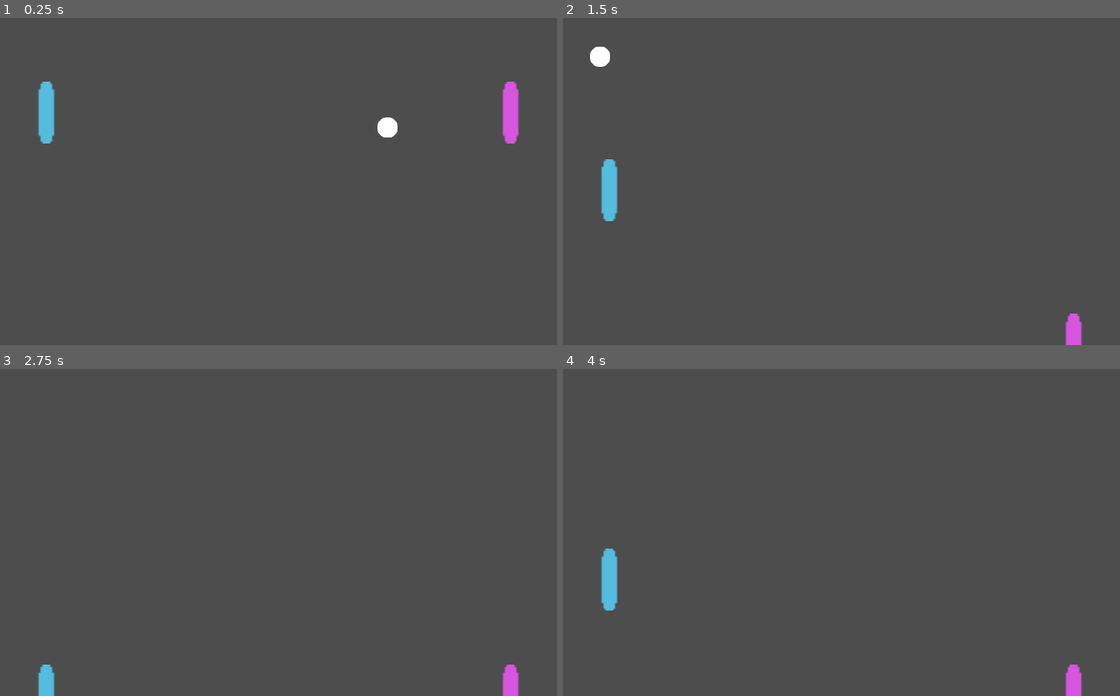
Above: before the commit, frames 1-4 (two rows, left to right).
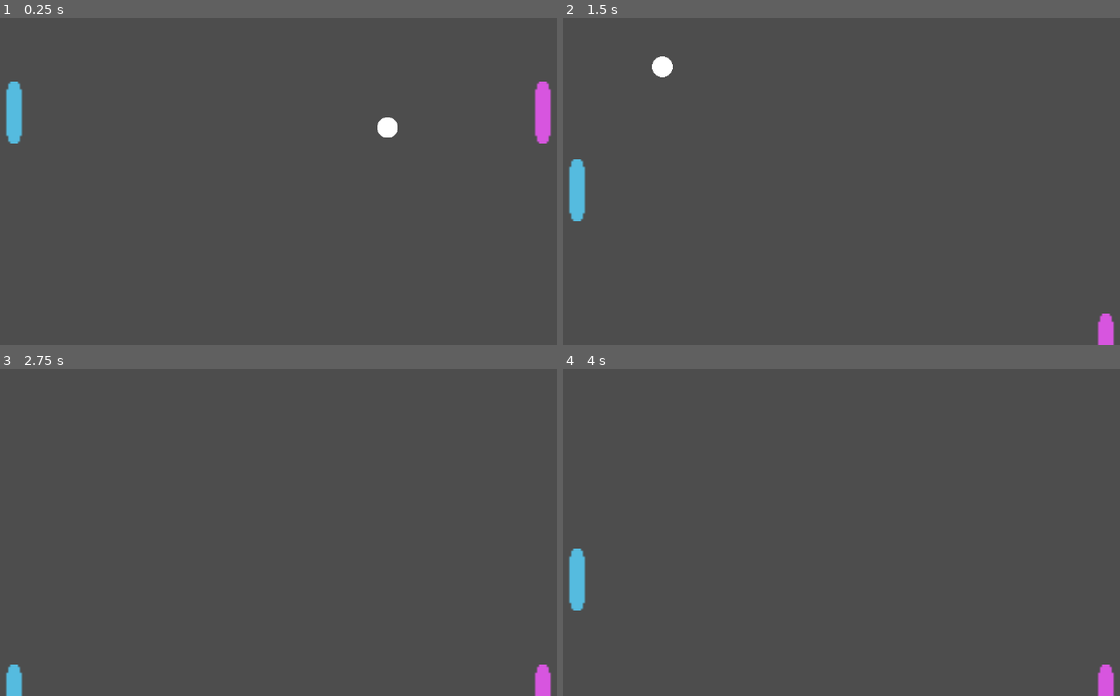
Above: after the commit, the same moments.

Repository: theLCode/Godot-Pong
Game: Godot game, scene res://Main.tscn
The game is run twice, just before and just after one commit, with the same random seed, the same clock (stepped at 60 frames per second) and the same inputs.
Inputs:
- Up to frame 1 (0.25 s): no input
- Up to frame 2 (1.5 s): hold Down (rightPaddleDown) 0.53-1.28 s; hold S (leftPaddleDown) from 1.28 s (still down)
- Up to frame 3 (2.75 s): release S (leftPaddleDown) at 2.03 s; hold Down (rightPaddleDown) from 2.03 s (still down)
- Up to frame 4 (4 s): tap Enter at 2.75 s; release Down (rightPaddleDown) at 2.78 s; hold W (leftPaddleUp) 2.78-3.53 s; hold S (leftPaddleDown) from 3.53 s (still down)

The runs differ from the first frame. In frame 1, 2.1% of the frame differs, in the area x 1-99%, y 19-39%; in frame 2, 2.0%; in frame 3, 1.1%; in frame 4, 1.6%.

Commit message:
Update Scenes

Diff:
--- a/Ball.tscn
+++ b/Ball.tscn
@@ -22,3 +22,5 @@
 [node name="VisibleOnScreenNotifier2D" type="VisibleOnScreenNotifier2D" parent="."]
 position = Vector2(-2.38419e-07, 4.76837e-07)
 scale = Vector2(1.6, 1.6)
+
+[connection signal="screen_exited" from="VisibleOnScreenNotifier2D" to="." method="_on_visible_on_screen_notifier_2d_screen_exited"]
--- /dev/null
+++ b/HUD.tscn
@@ -0,0 +1,41 @@
+[gd_scene load_steps=2 format=3 uid="uid://cy14jyhfija6i"]
+
+[ext_resource type="FontFile" uid="uid://bygyk60gcue2d" path="res://Ubuntu-Regular.ttf" id="1_fu5pc"]
+
+[node name="HUD" type="CanvasLayer"]
+
+[node name="LeftScore" type="Label" parent="."]
+offset_left = 180.0
+offset_top = 5.0
+offset_right = 220.0
+offset_bottom = 78.0
+theme_override_fonts/font = ExtResource("1_fu5pc")
+theme_override_font_sizes/font_size = 64
+text = "0"
+
+[node name="RightScore" type="Label" parent="."]
+offset_left = 900.0
+offset_top = 5.0
+offset_right = 940.0
+offset_bottom = 28.0
+theme_override_fonts/font = ExtResource("1_fu5pc")
+theme_override_font_sizes/font_size = 64
+text = "0"
+
+[node name="Message" type="Label" parent="."]
+offset_left = 291.0
+offset_top = 113.0
+offset_right = 722.0
+offset_bottom = 228.0
+theme_override_fonts/font = ExtResource("1_fu5pc")
+
+[node name="StartButton" type="Label" parent="."]
+offset_left = 477.0
+offset_top = 331.0
+offset_right = 621.0
+offset_bottom = 404.0
+theme_override_fonts/font = ExtResource("1_fu5pc")
+theme_override_font_sizes/font_size = 64
+text = "Start"
+horizontal_alignment = 1
+vertical_alignment = 1
--- a/Main.tscn
+++ b/Main.tscn
@@ -12,10 +12,10 @@
 [node name="BallTimer" type="Timer" parent="."]
 
 [node name="LeftPaddleStart" type="Marker2D" parent="."]
-position = Vector2(180, 360)
+position = Vector2(130, 360)
 
 [node name="RightPaddleStart" type="Marker2D" parent="."]
-position = Vector2(900, 360)
+position = Vector2(950, 360)
 
 [node name="BallStart" type="Marker2D" parent="."]
 position = Vector2(540, 360)
--- a/ball.gd
+++ b/ball.gd
@@ -23,3 +23,6 @@
 
 func randLinearVel():
 	return createRandVectValue() * ballSpeed
+
+func _on_visible_on_screen_notifier_2d_screen_exited() -> void:
+	queue_free()
--- a/main.gd
+++ b/main.gd
@@ -10,7 +10,8 @@
 	newGame()
 
 func _process(delta: float) -> void:
-	pass
+	hasScored()
+	print(leftScore, rightScore)
 
 # Called whenever a new ball needs to get served (when a ball leaves the screen)
 func newServe():
@@ -30,6 +31,15 @@
 	ball.linear_velocity = ball.randLinearVel()
 	ball.linear_velocity.x = absX
 
+func hasScored():
+	if !(ball == null):
+		if ball.position.x < $LeftPlayer.position.x - 32:
+			rightScore += 1
+			ball.queue_free()
+		elif ball.position.x > $RightPlayer.position.x + 32:
+			leftScore += 1
+			ball.queue_free()
+
 func _on_leftHit() -> void:
 	newBallVel(abs(ball.linear_velocity.x))
 
Binary file added: Ubuntu-Regular.ttf
Not shown, added: Ubuntu-Regular.ttf.import
